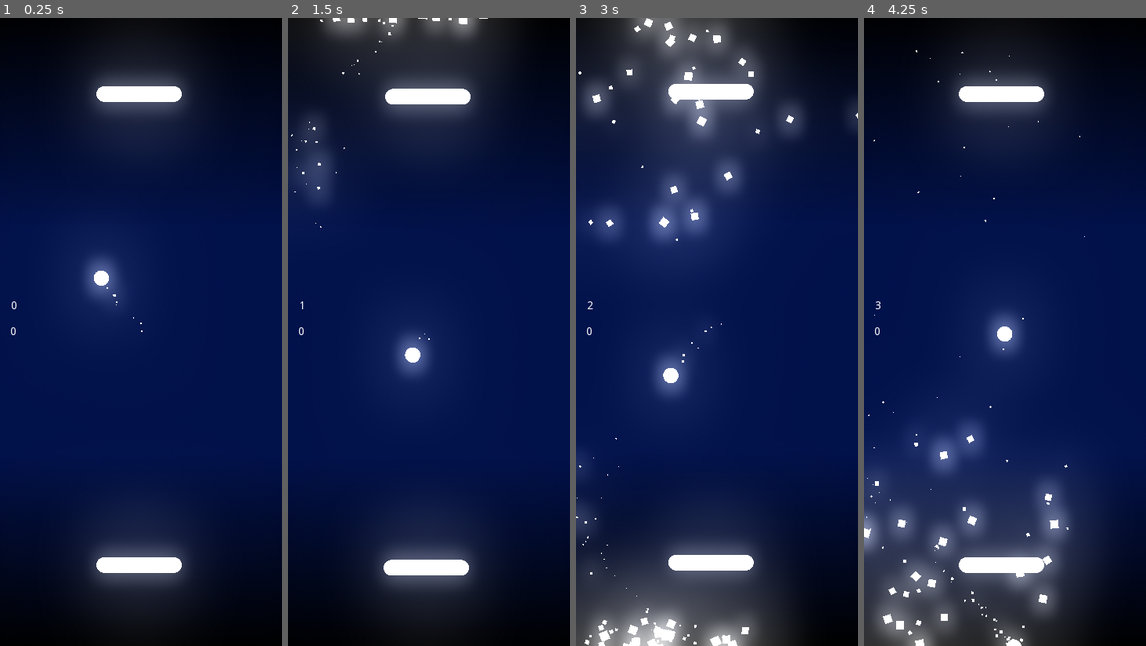
Above: before the commit, frames 1-4 (left to right).
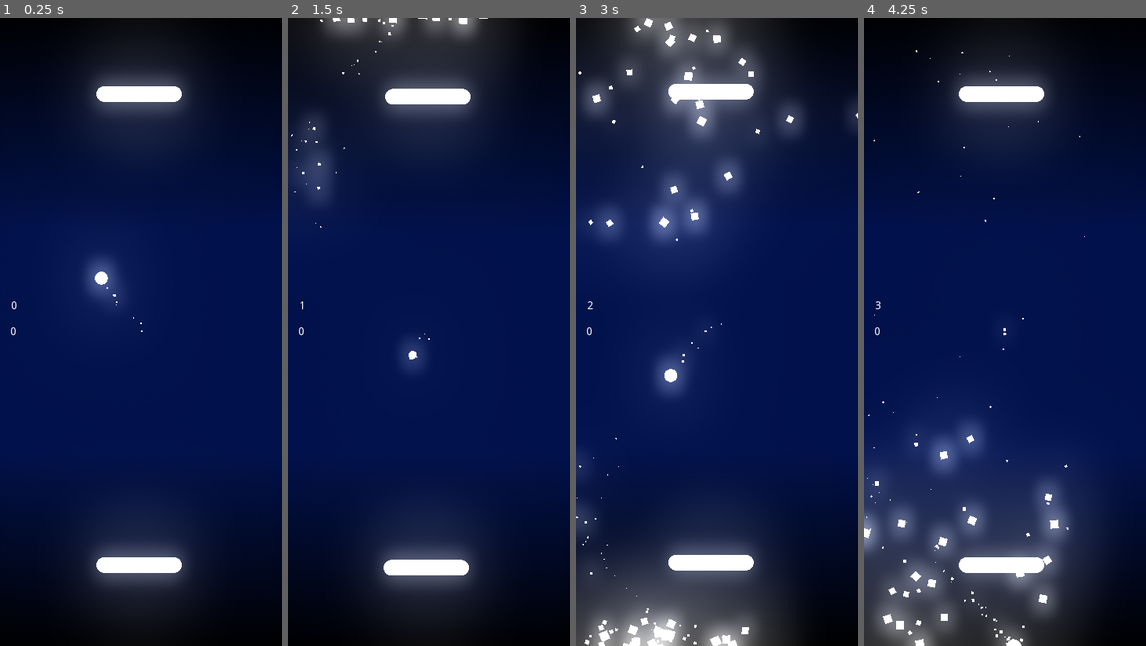
Above: after the commit, the same moments.

Repository: EmilienLeroy/DuoPong
Game: Godot game, scene res://main.tscn
Two runs of this game, one before a commit and one after it. Both use one fixed random seed, a clock stepped at 60 frames per second and the inputs below.
Inputs (mouse positions are in pixels of both pictures, inside the frame that each line leads up to):
- Up to frame 1 (0.25 s): no input
- Up to frame 2 (1.5 s): drag from (426, 93) to (426, 564) at 0.52 s; drag from (426, 564) to (426, 93) at 1.27 s
- Up to frame 3 (3 s): move the mouse to (745, 193) at 2.02 s; click (745, 193) at 2.17 s; drag from (702, 457) to (632, 237) at 2.77 s
- Up to frame 4 (4.25 s): move the mouse to (1089, 426) at 3.52 s; click (1089, 426) at 3.67 s

The runs differ from the first frame. In frame 1, less than 0.1% of the frame differs, in the area x 33-39%, y 40-43%; in frame 2, 0.6%; in frame 3, less than 0.1%; in frame 4, 0.8%, in the area x 43-57%, y 46-55%.

Commit message:
✨ Add spawn animation to the ball

Diff:
--- a/entities/ball/ball.gd
+++ b/entities/ball/ball.gd
@@ -11,6 +11,9 @@
 func init(d, p):
 	direction = d.normalized();
 	position = p;
+
+func _ready():
+	$Animation.play("spawn");
 
 func _physics_process(delta):
 	var collision_info = move_and_collide(direction * speed * delta);
--- a/entities/ball/ball.tscn
+++ b/entities/ball/ball.tscn
@@ -8,6 +8,37 @@
 [sub_resource type="SphereMesh" id=1]
 
 [sub_resource type="CircleShape2D" id=2]
+
+[sub_resource type="Animation" id=6]
+length = 0.001
+tracks/0/type = "value"
+tracks/0/path = NodePath("Texture:scale")
+tracks/0/interp = 1
+tracks/0/loop_wrap = true
+tracks/0/imported = false
+tracks/0/enabled = true
+tracks/0/keys = {
+"times": PoolRealArray( 0 ),
+"transitions": PoolRealArray( 1 ),
+"update": 0,
+"values": [ Vector2( 9.76077, 9.76077 ) ]
+}
+
+[sub_resource type="Animation" id=5]
+resource_name = "spawn"
+length = 0.7
+tracks/0/type = "value"
+tracks/0/path = NodePath("Texture:scale")
+tracks/0/interp = 1
+tracks/0/loop_wrap = true
+tracks/0/imported = false
+tracks/0/enabled = true
+tracks/0/keys = {
+"times": PoolRealArray( 0, 0.7 ),
+"transitions": PoolRealArray( 0.233258, 0.233258 ),
+"update": 0,
+"values": [ Vector2( 1e-05, 1e-05 ), Vector2( 9.76077, 9.76077 ) ]
+}
 
 [node name="Ball" type="KinematicBody2D" groups=["ball"]]
 script = ExtResource( 1 )
@@ -41,3 +72,7 @@
 
 [node name="Collision" type="CollisionShape2D" parent="."]
 shape = SubResource( 2 )
+
+[node name="Animation" type="AnimationPlayer" parent="."]
+anims/RESET = SubResource( 6 )
+anims/spawn = SubResource( 5 )
Not shown: 1 places in entities/ball/ball.tscn that only renumber resources
